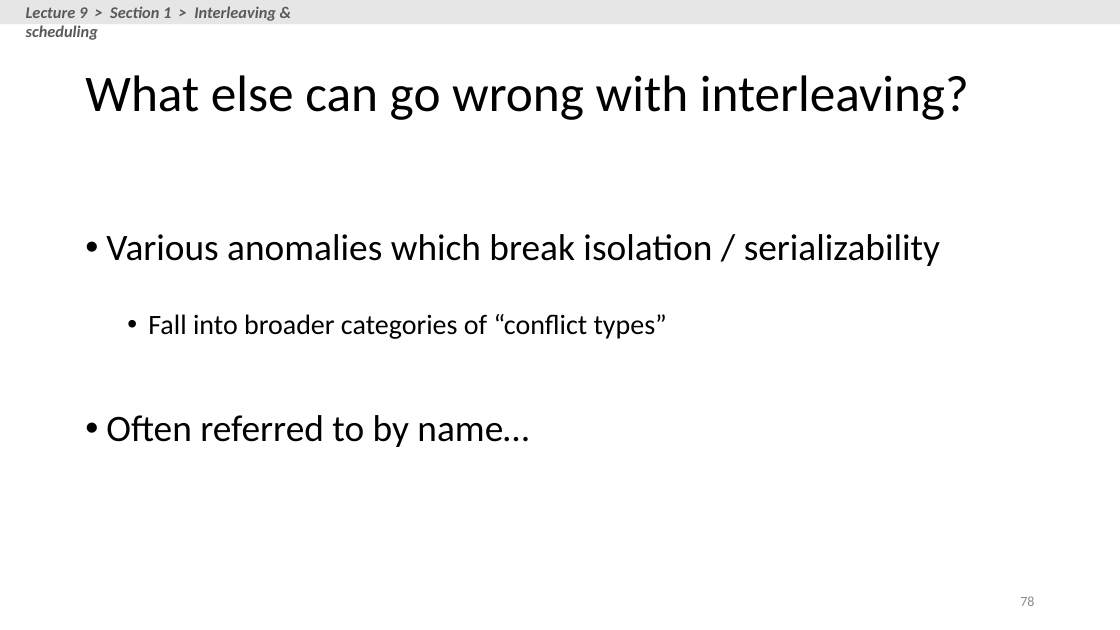
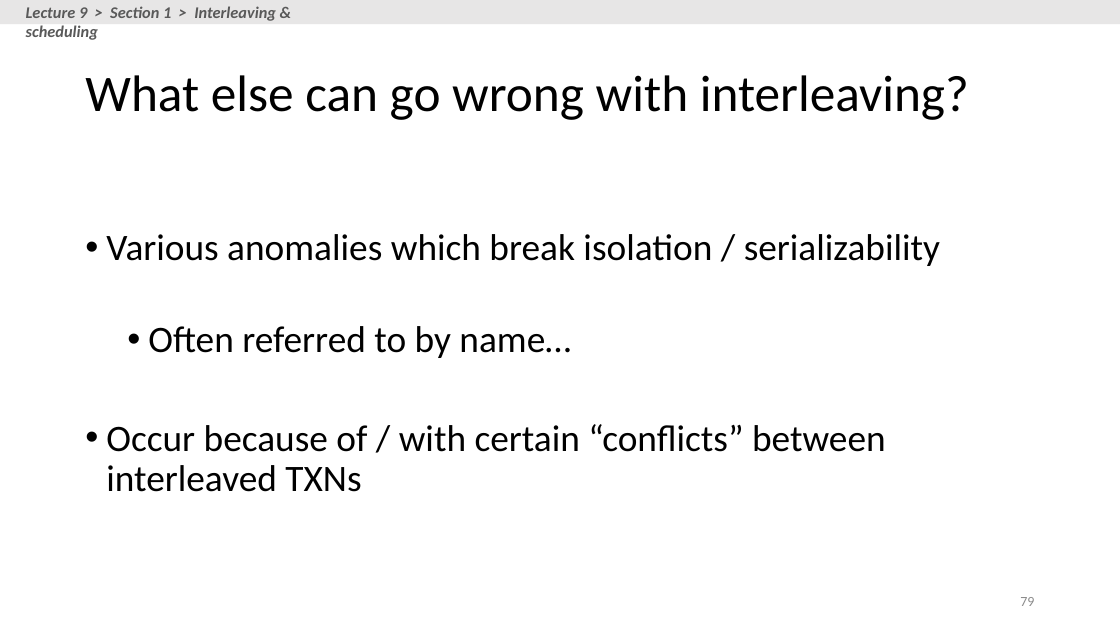
Before and after one commit to XIEQ/cs145-notebooks, a slide deck: slide 79 of lecture-8-9/Lectures_8_9_TXNs.pptx (slide 78 before the commit). Drawn at 1120x630 pixels with LibreOffice and Linux fonts; fonts in the diff are those of the drawing. Boxes give left, top, right and bottom in pixels: in the first picture for what was removed or moved away, otherwise in the second. Text is boxed around its words. In the diff, an @@ line names an element or a change of style, - is before the commit and + after.

```diff
--- a/lecture-8-9/Lectures_8_9_TXNs.pptx
+++ b/lecture-8-9/Lectures_8_9_TXNs.pptx
@@ text at (x1=148, y1=314, x2=667, y2=339): paragraph removed @@
-  • Fall into broader categories of “conflict types”
@@ text at (x1=148, y1=326, x2=571, y2=358): list level 1 to 2 in "Often referred to by name…" @@
@@ text at (x1=106, y1=424, x2=886, y2=492): paragraph added @@
+• Occur because of / with certain “conflicts” between interleaved TXNs
@@ page number at (x1=1020, y1=597, x2=1034, y2=606): text changed @@
-78
+79
```
Also in this commit, not shown: 18 other slides changed, 3 slides added, 1 slide removed, 4 other files.
